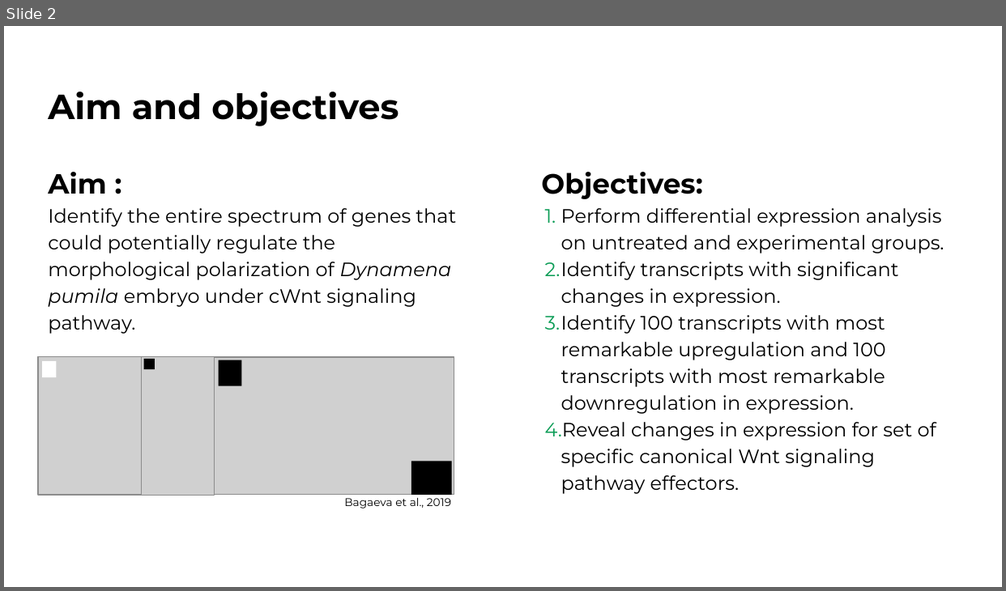
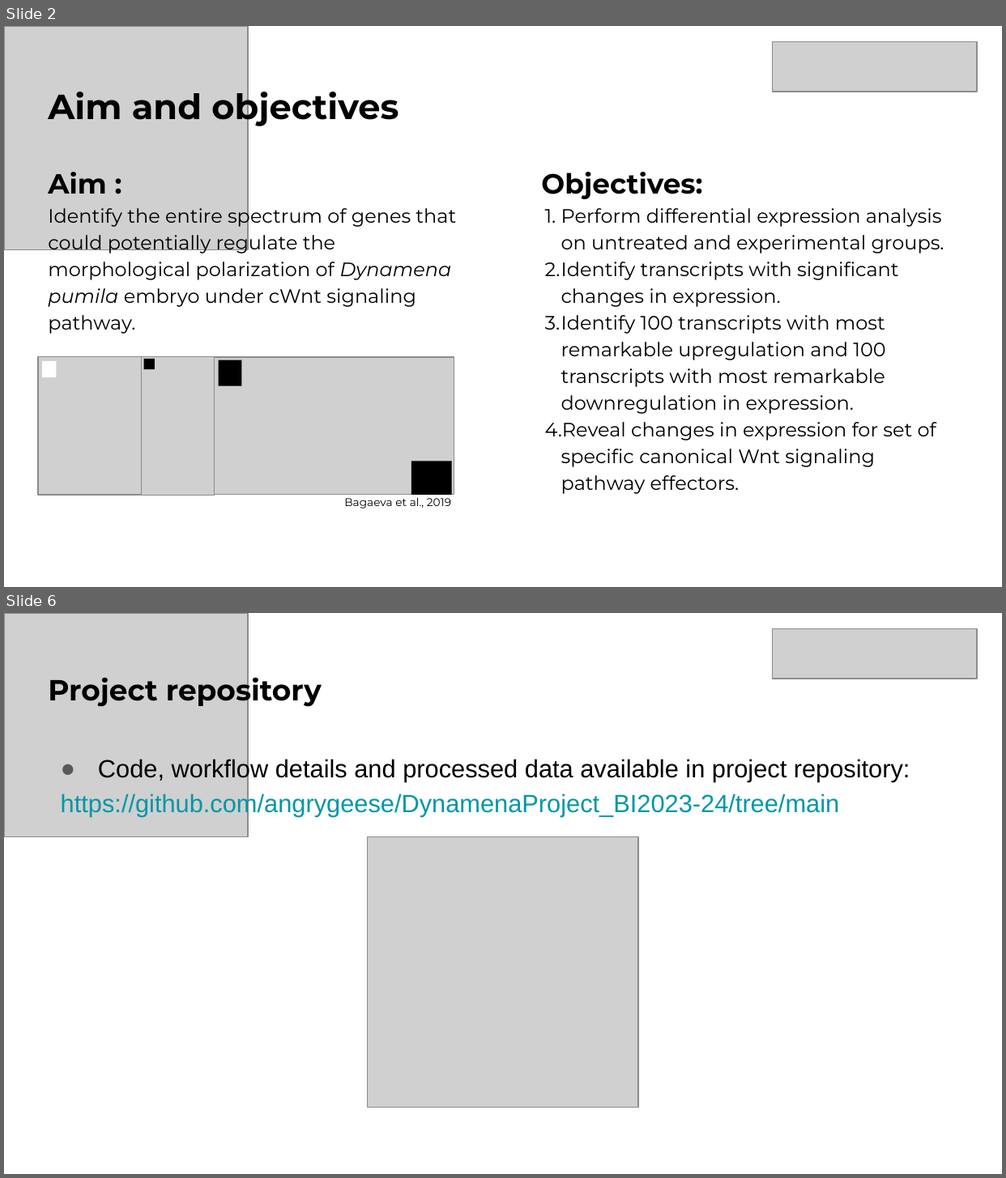
Before and after one commit to angrygeese/DynamenaProject_BI2023-24, a slide deck: data_folder/processed_data/presentation/Отчётная презентация 25 мая 2024 BIOINF Education.pptx. Shown one above the other, each under a label of ours: slide 2 before the commit, slides 2 and 6 after it; the slides between them are not shown. The pictures are 1006x591 and 1006x1178 pixels, drawn with LibreOffice and Linux fonts; fonts in the diff are those of the drawing; grey boxes stand for pictures. Boxes give left, top, right and bottom in pixels: in the first picture for what was removed or moved away, otherwise in the second. Text is boxed around its words. In the diff, an @@ line names an element or a change of style, - is before the commit and + after.

```diff
--- a/data_folder/processed_data/presentation/Отчётная презентация 25 мая 2024 BIOINF Education.pptx
+++ b/data_folder/processed_data/presentation/Отчётная презентация 25 мая 2024 BIOINF Education.pptx
@@ slide 6 added at box(4, 613, 1002, 1174), background #FFFFFF @@
@@ picture added at box(4, 613, 248, 837) @@
@@ picture added at box(773, 629, 977, 679) @@
@@ text added at box(48, 672, 322, 708), 21 pt, text #000000, bold @@
+Project repository
@@ text added at box(61, 758, 910, 817), 18 pt, text #000000 @@
+● Code, workflow details and processed data available in project repository:
+https://github.com/angrygeese/DynamenaProject_BI2023-24/tree/main
@@ picture added at box(367, 837, 637, 1107) @@
@@ slide 2 changed as well @@
@@ picture added at box(4, 26, 248, 250) @@
@@ picture added at box(773, 42, 977, 92) @@
@@ text at box(545, 208, 944, 494): bullet colour #0A9C55 to #000000 @@
```
Also in this commit, not shown: 3 other slides changed, 1 other slide added, 16 other files.
